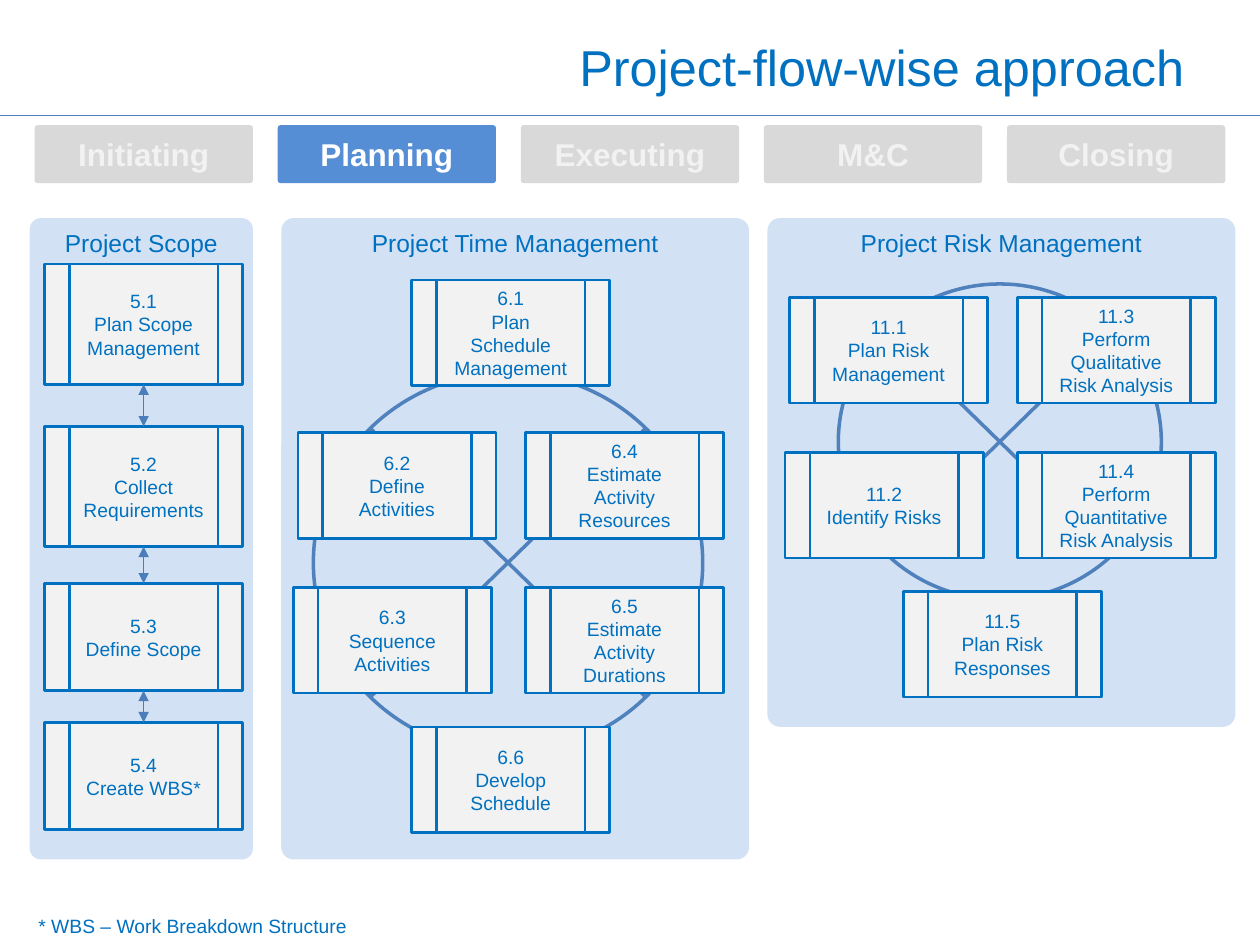
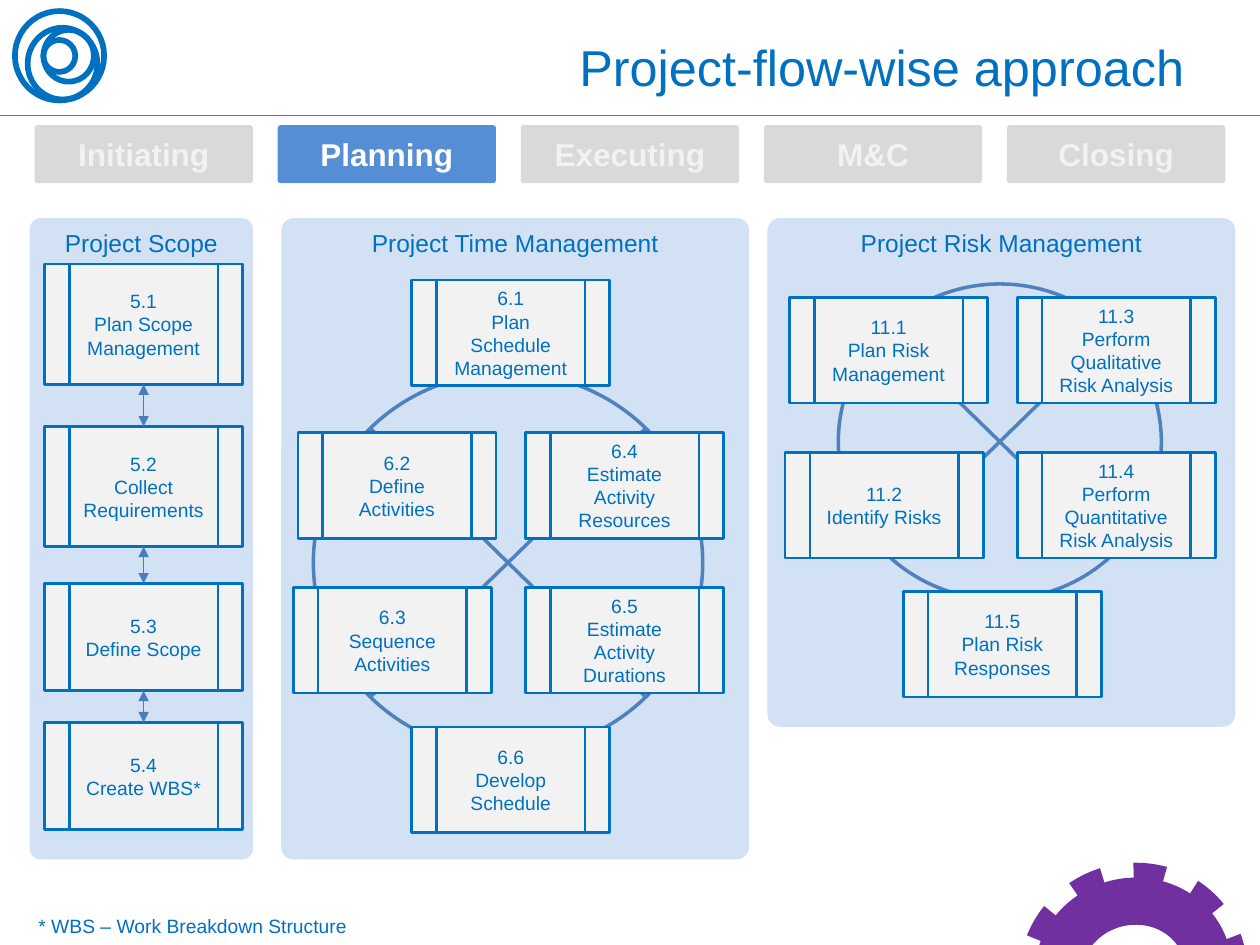
Before and after one commit to OleksiyRudenko/_under-development, a slide deck: slide 10 of PM.overview/PMBoK 5 Brief Overview -- Oleksiy Rudenko -- 150412.pptx. Drawn at 1260x945 pixels with LibreOffice and Linux fonts; fonts in the diff are those of the drawing. Boxes give left, top, right and bottom in pixels: in the first picture for what was removed or moved away, otherwise in the second. Text is boxed around its words. In the diff, an @@ line names an element or a change of style, - is before the commit and + after.

```diff
--- a/PM.overview/PMBoK 5 Brief Overview -- Oleksiy Rudenko -- 150412.pptx
+++ b/PM.overview/PMBoK 5 Brief Overview -- Oleksiy Rudenko -- 150412.pptx
@@ group added at <box>15,11,105,101</box>: 4 ellipses @@
@@ donut added at <box>1012,855,1254,945</box>, fill #7030A0 @@
@@ ellipse added at <box>1012,855,1254,945</box>, outline #7030A0 17 pt dashed @@
```
Also in this commit, not shown: 15 other slides changed, 1 slide added, 1 slide removed, 1 other file.
